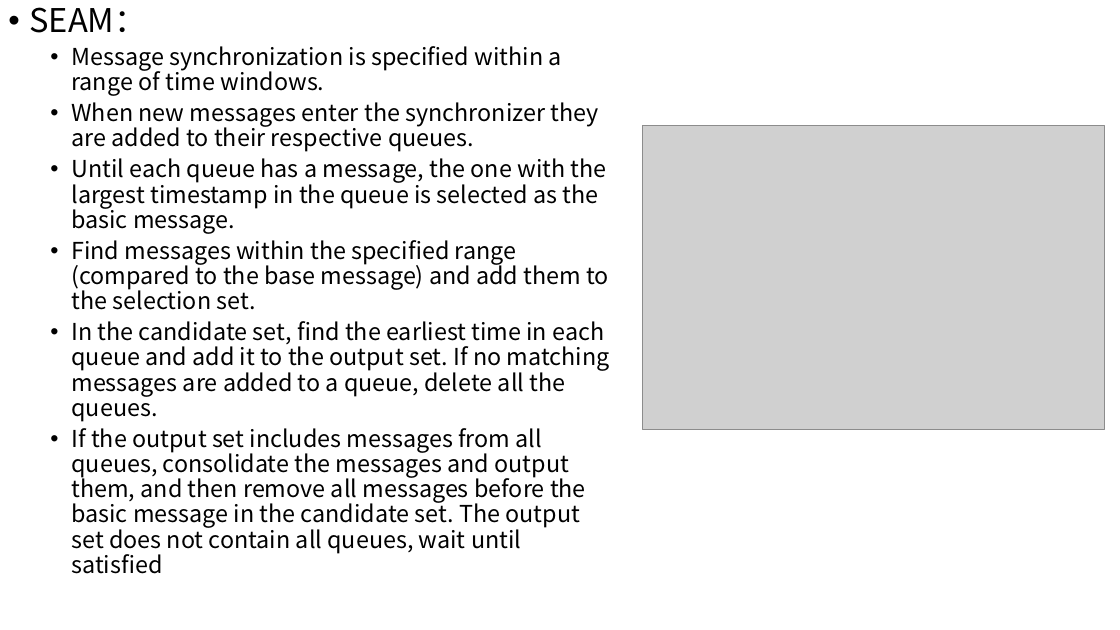
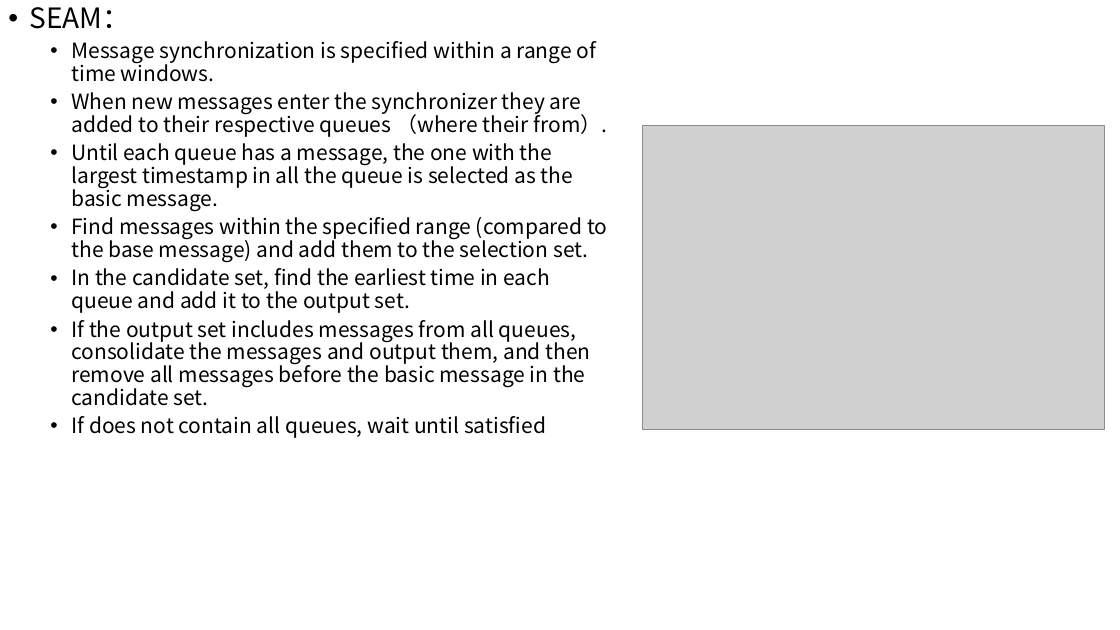
Before and after one commit to wsm6636/note, a slide deck: slide 2 of 06-ppt/discussion/0514.pptx. Drawn at 1120x630 pixels with LibreOffice and Linux fonts; fonts in the diff are those of the drawing; grey boxes stand for pictures. Boxes give left, top, right and bottom in pixels: in the first picture for what was removed or moved away, otherwise in the second. Text is boxed around its words. In the diff, an @@ line names an element or a change of style, - is before the commit and + after.

```diff
--- a/06-ppt/discussion/0514.pptx
+++ b/06-ppt/discussion/0514.pptx
@@ text at (x1=29, y1=7, x2=607, y2=262): size 28 to 24 pt in "SEAM："; size 20 to 18 pt in "Message synchronization is specified within a range ...", "Find messages within the specified range (compared ..." @@
@@ text at (x1=71, y1=92, x2=608, y2=211): text changed; size 20 to 18 pt @@
-  • When new messages enter the synchronizer they are added to their respective queues.
-  • Until each queue has a message, the one with the largest timestamp in the queue is selected as the basic message.
+  • When new messages enter the synchronizer they are added to their respective queues （where their from）.
+  • Until each queue has a message, the one with the largest timestamp in all the queue is selected as the basic message.
@@ text at (x1=71, y1=268, x2=591, y2=438): text changed; size 20 to 18 pt @@
-  • In the candidate set, find the earliest time in each queue and add it to the output set. If no matching messages are added to a queue, delete all the queues.
-  • If the output set includes messages from all queues, consolidate the messages and output them, and then remove all messages before the basic message in the candidate set. The output set does not contain all queues, wait until satisfied
+  • In the candidate set, find the earliest time in each queue and add it to the output set.
+  • If the output set includes messages from all queues, consolidate the messages and output them, and then remove all messages before the basic message in the candidate set.
+  • If does not contain all queues, wait until satisfied
```
Also in this commit, not shown: 5 other slides changed, 3 other files.
